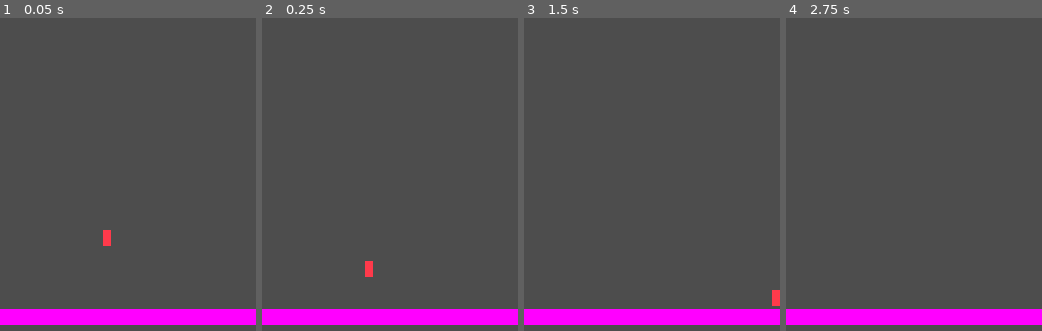
Above: before the commit, frames 1-4 (left to right).
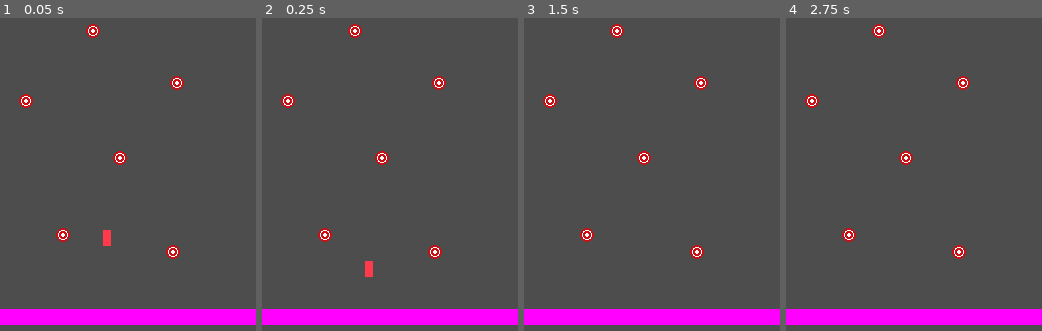
Above: after the commit, the same moments.

Repository: jelmersnippe/punching-game
Game: Godot game, scene res://main.tscn
Two runs of this game, one before a commit and one after it. Both use one fixed random seed, a clock stepped at 60 frames per second and the inputs below.
Inputs (mouse positions are in pixels of both pictures, inside the frame that each line leads up to):
- Up to frame 1 (0.05 s): no input
- Up to frame 2 (0.25 s): no input
- Up to frame 3 (1.5 s): move the mouse to (708, 233) at 0.52 s; hold Space (charge) 0.53-1.28 s; hold D (move_right) from 0.53 s (still down); tap Enter at 1.25 s; move the mouse to (600, 280) at 1.27 s; tap Space (charge) at 1.35 s
- Up to frame 4 (2.75 s): tap Space (charge) at 2 s; move the mouse to (939, 152) at 2.02 s; release D (move_right) at 2.03 s; hold A (move_left) from 2.03 s (still down); hold Space (charge) from 2.03 s (still down)

The runs differ from the first frame. In frame 1, 1.1% of the frame differs, in the area x 7-72%, y 1-77%; in frame 2, 1.1%; in frame 3, 1.3%, in the area x 7-100%, y 1-93%; in frame 4, 1.1%.

Commit message:
Add targets and charge refreshing

Diff:
--- a/main.tscn
+++ b/main.tscn
@@ -1,6 +1,7 @@
-[gd_scene load_steps=4 format=3 uid="uid://brqk2ou1f2rle"]
+[gd_scene load_steps=5 format=3 uid="uid://brqk2ou1f2rle"]
 
 [ext_resource type="PackedScene" uid="uid://diye237awnyll" path="res://player.tscn" id="1_hjuks"]
+[ext_resource type="PackedScene" uid="uid://dfwr5yu5es00s" path="res://target.tscn" id="2_n3bh1"]
 
 [sub_resource type="RectangleShape2D" id="RectangleShape2D_px6w6"]
 size = Vector2(16, 16)
@@ -21,3 +22,21 @@
 
 [node name="Sprite2D" type="Sprite2D" parent="Floor"]
 texture = SubResource("PlaceholderTexture2D_ojv6y")
+
+[node name="Target" parent="." instance=ExtResource("2_n3bh1")]
+position = Vector2(173, 234)
+
+[node name="Target2" parent="." instance=ExtResource("2_n3bh1")]
+position = Vector2(63, 217)
+
+[node name="Target3" parent="." instance=ExtResource("2_n3bh1")]
+position = Vector2(120, 140)
+
+[node name="Target4" parent="." instance=ExtResource("2_n3bh1")]
+position = Vector2(177, 65)
+
+[node name="Target5" parent="." instance=ExtResource("2_n3bh1")]
+position = Vector2(26, 83)
+
+[node name="Target6" parent="." instance=ExtResource("2_n3bh1")]
+position = Vector2(93, 13)
--- a/player.gd
+++ b/player.gd
@@ -10,10 +10,10 @@
 # Get the gravity from the project settings to be synced with RigidBody nodes.
 var gravity = ProjectSettings.get_setting("physics/2d/default_gravity")
 
-var current_charge: float = 0
-var remaining_air_time: float = 0
+@export var current_charge: float = 0
+@export var remaining_air_time: float = 0
 
-var available_charges = 2
+@export var available_charges = 0
 
 func _physics_process(delta):
 	# Add the gravity.
@@ -49,3 +49,9 @@
 		velocity = direction * MAX_CHARGE
 
 	move_and_slide()
+
+
+func _on_punch_area_area_entered(area):
+	if area.is_in_group("target"):
+		area.queue_free()
+		available_charges += 1
--- a/player.tscn
+++ b/player.tscn
@@ -1,7 +1,10 @@
-[gd_scene load_steps=4 format=3 uid="uid://diye237awnyll"]
+[gd_scene load_steps=5 format=3 uid="uid://diye237awnyll"]
 
 [ext_resource type="Script" path="res://player.gd" id="1_4gvax"]
 [ext_resource type="Texture2D" uid="uid://tw48vx7gms2j" path="res://character.png" id="1_m560u"]
+
+[sub_resource type="RectangleShape2D" id="RectangleShape2D_osncu"]
+size = Vector2(12, 20)
 
 [sub_resource type="RectangleShape2D" id="RectangleShape2D_e7ngg"]
 size = Vector2(8, 16)
@@ -13,5 +16,12 @@
 [node name="Sprite2D" type="Sprite2D" parent="."]
 texture = ExtResource("1_m560u")
 
-[node name="CollisionShape2D" type="CollisionShape2D" parent="."]
+[node name="PunchArea" type="Area2D" parent="."]
+
+[node name="CollisionShape2D" type="CollisionShape2D" parent="PunchArea"]
+shape = SubResource("RectangleShape2D_osncu")
+
+[node name="MovementCollisionBox" type="CollisionShape2D" parent="."]
 shape = SubResource("RectangleShape2D_e7ngg")
+
+[connection signal="area_entered" from="PunchArea" to="." method="_on_punch_area_area_entered"]
--- /dev/null
+++ b/target.tscn
@@ -0,0 +1,14 @@
+[gd_scene load_steps=3 format=3 uid="uid://dfwr5yu5es00s"]
+
+[ext_resource type="Texture2D" uid="uid://bj5peke8f1483" path="res://target.png" id="1_kfmqp"]
+
+[sub_resource type="CircleShape2D" id="CircleShape2D_acphm"]
+radius = 8.0
+
+[node name="Target" type="Area2D" groups=["target"]]
+
+[node name="Sprite2D" type="Sprite2D" parent="." groups=["target"]]
+texture = ExtResource("1_kfmqp")
+
+[node name="CollisionShape2D" type="CollisionShape2D" parent="." groups=["target"]]
+shape = SubResource("CircleShape2D_acphm")
Binary file added: target.png
Not shown, added: target.png.import
